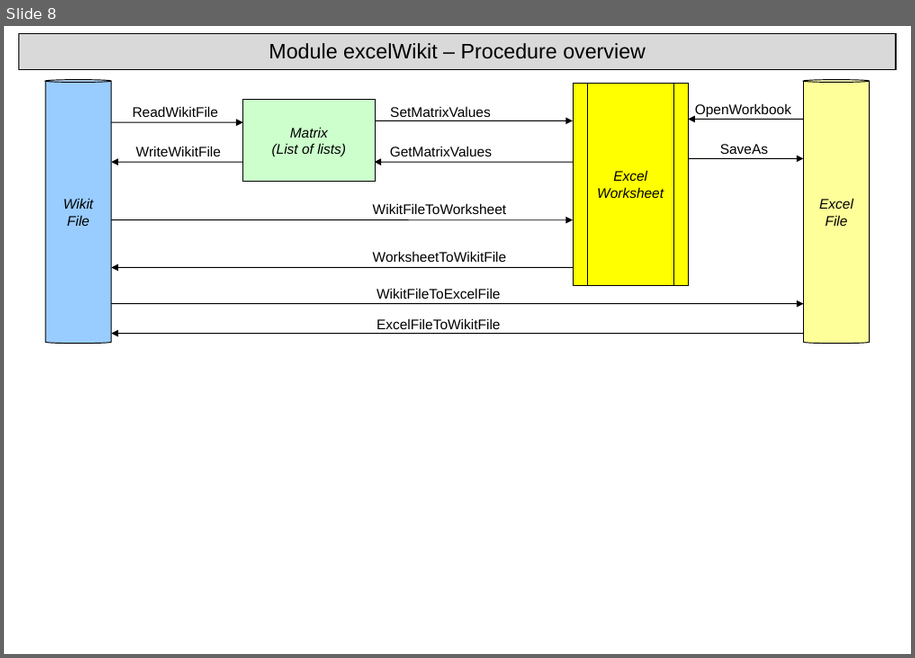
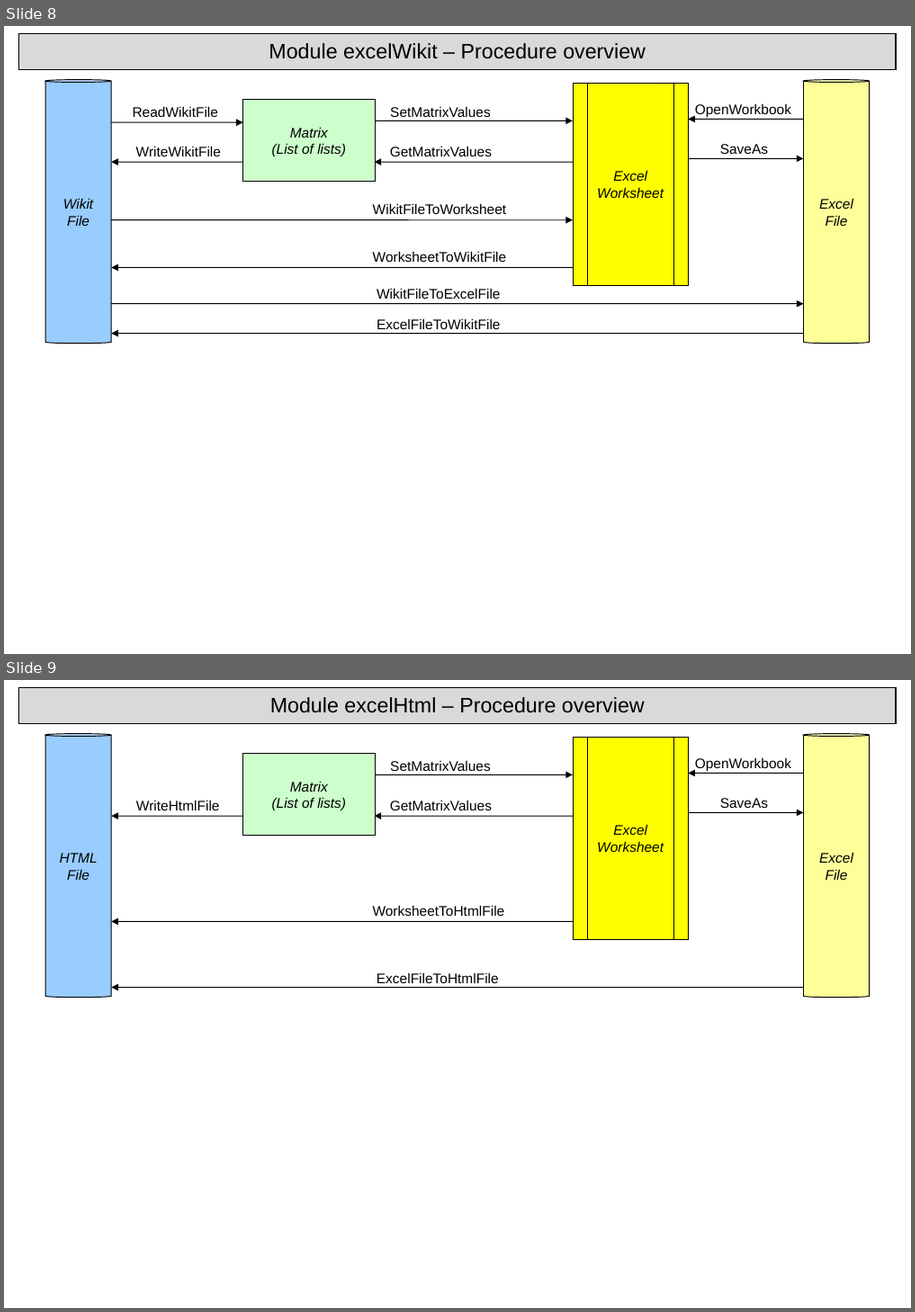
Before and after one commit to digsrc/cawt, a slide deck: Documentation/UserManual/CawtFigures.ppt. Shown one above the other, each under a label of ours: slide 8 before the commit, slides 8 and 9 after it. The pictures are 915x658 and 915x1312 pixels, drawn with LibreOffice and Linux fonts; fonts in the diff are those of the drawing. Boxes give left, top, right and bottom in pixels: in the first picture for what was removed or moved away, otherwise in the second. Text is boxed around its words. In the diff, an @@ line names an element or a change of style, - is before the commit and + after.

Commit message:
Updated documentation for new module excelHtml.

```diff
--- a/Documentation/UserManual/CawtFigures.ppt
+++ b/Documentation/UserManual/CawtFigures.ppt
@@ slide 9 added at (4, 680, 911, 1308), background #FFFFFF @@
@@ title added at (19, 687, 895, 723), fill #D9D9D9, outline #000000 0.99 pt, 18 pt, text #000000 @@
+Module excelHtml – Procedure overview
@@ cylinder added at (45, 734, 111, 997), fill #99CCFF, outline #000000 0.74 pt, 12 pt, text #000000, italic @@
+HTML
+File
@@ rectangle added at (243, 754, 375, 836), fill #CCFFCC, outline #000000 0.74 pt, 12 pt, text #000000, italic @@
+Matrix
+(List of lists)
@@ text added at (390, 760, 491, 771), 12 pt, text #000000 @@
+SetMatrixValues
@@ flow chart predefined process added at (573, 737, 689, 939), fill #FFFF00, outline #000000 0.74 pt, 12 pt, text #000000, italic @@
+Excel
+Worksheet
@@ text added at (695, 757, 792, 771), 12 pt, text #000000 @@
+OpenWorkbook
@@ cylinder added at (803, 734, 870, 997), fill #FFFF99, outline #000000 0.74 pt, 12 pt, text #000000, italic @@
+Excel
+File
@@ arrow added from (375, 774) to (572, 774), #000000 0.74 pt @@
@@ arrow added from (803, 773) to (688, 773), #000000 0.74 pt @@
@@ text added at (136, 800, 220, 810), 12 pt, text #000000 @@
+WriteHtmlFile
@@ text added at (390, 800, 492, 810), 12 pt, text #000000 @@
+GetMatrixValues
@@ arrow added from (688, 812) to (803, 812), #000000 0.74 pt @@
@@ text added at (720, 798, 768, 808), 12 pt, text #000000 @@
+SaveAs
@@ arrow added from (243, 816) to (111, 816), #000000 0.74 pt @@
@@ arrow added from (572, 816) to (374, 816), #000000 0.74 pt @@
@@ arrow added from (572, 921) to (111, 921), #000000 0.74 pt @@
@@ text added at (373, 905, 505, 916), 12 pt, text #000000 @@
+WorksheetToHtmlFile
@@ text added at (377, 972, 499, 983), 12 pt, text #000000 @@
+ExcelFileToHtmlFile
@@ arrow added from (803, 987) to (111, 987), #000000 0.74 pt @@
```
Also in this commit, not shown: 2 other files.
